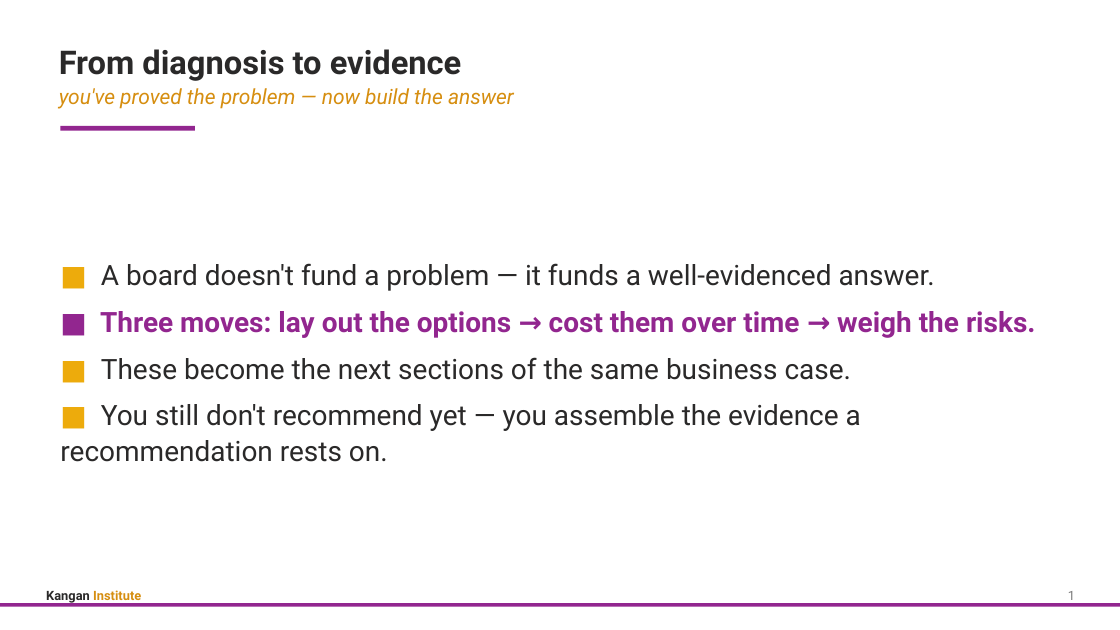
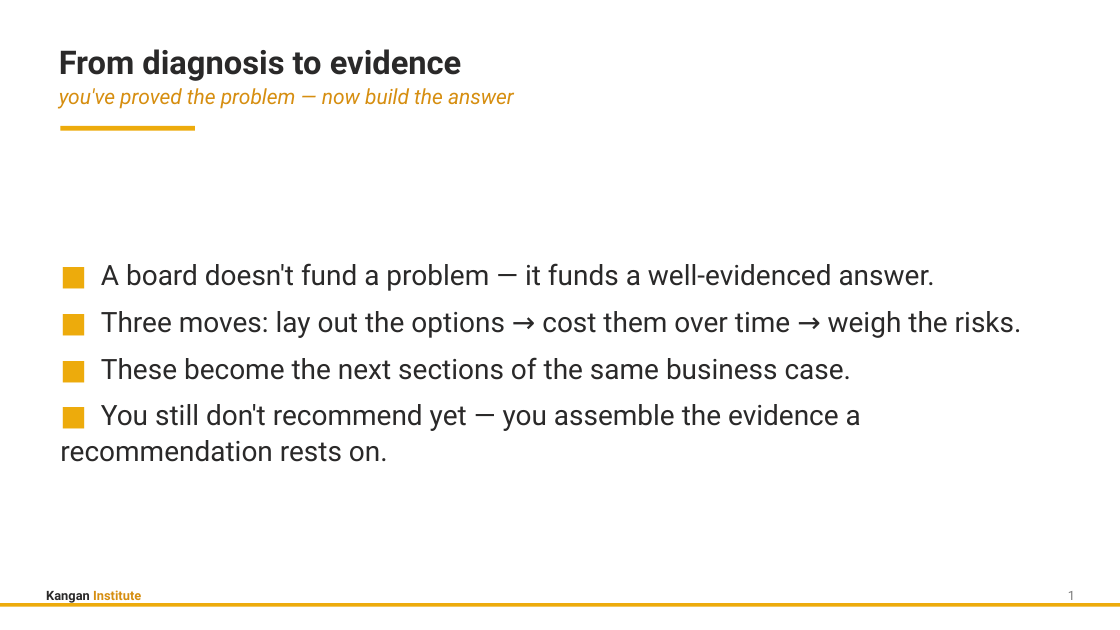
Before and after one commit to Digital-Initiatives-Kangan-Institute/diploma-cloud-cyber-content-s1, a slide deck: slide 2 of S1-CL1-Cloud-Design-Build/delivery/topic_03/Topic_03_Slides.pptx. Drawn at 1120x630 pixels with LibreOffice and Linux fonts; fonts in the diff are those of the drawing. Boxes give left, top, right and bottom in pixels: in the first picture for what was removed or moved away, otherwise in the second. Text is boxed around its words. In the diff, an @@ line names an element or a change of style, - is before the commit and + after.

```diff
--- a/S1-CL1-Cloud-Design-Build/delivery/topic_03/Topic_03_Slides.pptx
+++ b/S1-CL1-Cloud-Design-Build/delivery/topic_03/Topic_03_Slides.pptx
@@ rectangle at <box>60,126,195,131</box>: fill #92268F to #EDAB0C @@
@@ text at <box>101,311,1022,338</box>: text colour #92268F to #EDAB0C in "■"; text colour #92268F to #2A2929, bold off in "Three moves: lay out the options → ..." @@
@@ rectangle at <box>0,603,1120,607</box>: fill #92268F to #EDAB0C @@
```
Also in this commit, not shown: 15 other slides changed, 59 other files.
